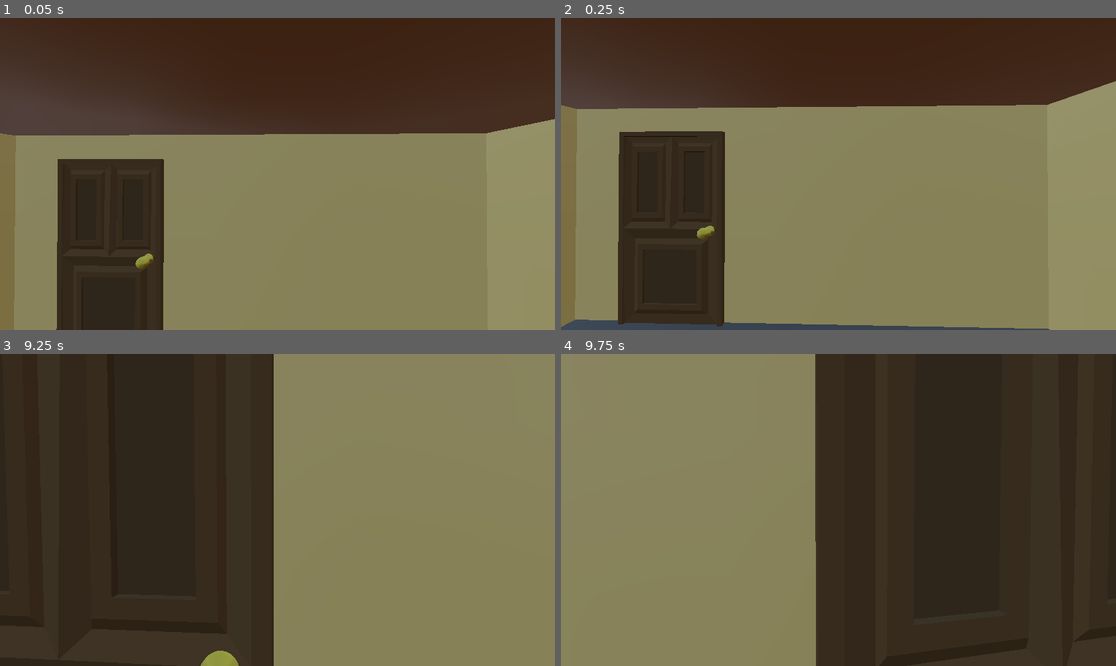
Above: before the commit, frames 1-4 (two rows, left to right).
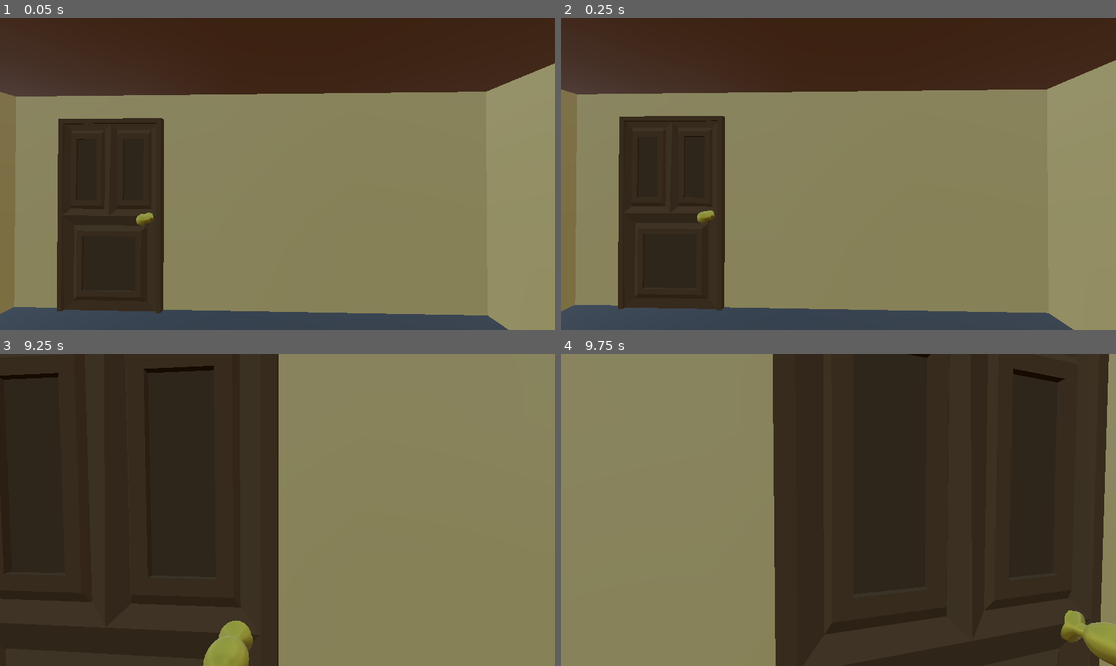
Above: after the commit, the same moments.

Repository: phatrickgomes/Live-Rec
Game: Godot game, scene res://quarto.tscn
Two runs of this game, one before a commit and one after it. Both use one fixed random seed, a clock stepped at 60 frames per second and the inputs below.
Inputs (mouse positions are in pixels of both pictures, inside the frame that each line leads up to):
- Up to frame 1 (0.05 s): no input
- Up to frame 2 (0.25 s): no input
- Up to frame 3 (9.25 s): tap Enter (ui_accept) at 0.5, 0.77, 1.25, 1.52, 2, 2.75, 3.02, 3.5, 3.77, 4.25, 4.52, 6.02, 6.77, 7.52, 9.02 s; move the mouse to (305, 510) at 0.52 s; hold E (Interacao) 0.53-1.28 s; hold Up (ui_up) 0.53-5.78 s; move the mouse to (249, 510) at 1.27 s; tap E (Interacao) every 1.5 s from 1.35 to 8.85 s; move the mouse to (288, 503) at 2.02 s; hold E (Interacao) 2.03-2.78 s; move the mouse to (271, 516) at 2.77 s; move the mouse to (316, 513) at 3.52 s; hold E (Interacao) 3.53-4.28 s; move the mouse to (233, 506) at 4.27 s; move the mouse to (283, 510) at 5.02 s; hold E (Interacao) 5.03-5.78 s; move the mouse to (255, 503) at 5.77 s; hold Right (ui_right) 5.78-6.53 s; move the mouse to (305, 510) at 6.52 s; hold E (Interacao) 6.53-7.28 s; hold Up (ui_up) 6.53-8.78 s; move the mouse to (249, 510) at 7.27 s; move the mouse to (288, 503) at 8.02 s; hold E (Interacao) 8.03-8.78 s; move the mouse to (271, 516) at 8.77 s; hold Left (ui_left) from 8.78 s (still down)
- Up to frame 4 (9.75 s): move the mouse to (877, 513) at 9.52 s; release Left (ui_left) at 9.53 s; hold Up (ui_up) from 9.53 s (still down); hold E (Interacao) from 9.53 s (still down)

The runs differ from the first frame. In frame 1, 20% of the frame differs, in the area x 0-100%, y 14-100%; in frame 2, 11%; in frame 3, 1.9%; in frame 4, 10%.

Commit message:
quarto mudei
so mudei o quarto e suas hetbox

Diff:
--- a/quarto.tscn
+++ b/quarto.tscn
@@ -79,22 +79,16 @@
 size = Vector3(0.319214, 2.41498, 8.43665)
 
 [sub_resource type="BoxShape3D" id="BoxShape3D_lddpm"]
-size = Vector3(8.09039, 1.87012, 2.30057)
-
-[sub_resource type="ConvexPolygonShape3D" id="ConvexPolygonShape3D_5ijmp"]
-points = PackedVector3Array(6.45846, 32.0415, 13.6381, 6.45846, 29.1203, 13.6381, 6.45846, 32.0418, -13.8643, -5.05132, 32.0415, 13.6381, -5.05132, 29.1203, 13.6381, 6.45846, 29.1203, -13.8643, 4.42242, 32.0418, -13.8643, -5.05132, 32.0415, -13.8643, -5.05132, 29.1203, -13.8643)
+size = Vector3(6.0414, 1.87012, 1.96894)
+
+[sub_resource type="BoxShape3D" id="BoxShape3D_igesp"]
+size = Vector3(10.6726, 0.3573, 26.6426)
 
 [sub_resource type="BoxShape3D" id="BoxShape3D_mckiv"]
 size = Vector3(10.1731, 65.5207, 0.386963)
 
 [sub_resource type="BoxShape3D" id="BoxShape3D_xtcex"]
 size = Vector3(10.2466, 63.7635, 0.0645142)
-
-[sub_resource type="ConvexPolygonShape3D" id="ConvexPolygonShape3D_5n2gi"]
-points = PackedVector3Array(6.72413, 32.1419, 15.3631, 5.33381, 32.1419, 15.3631, 6.72413, -64.2579, 15.3631, 6.72413, 32.1419, -14.8123, 5.33381, 32.1419, -14.8123, 5.33381, -64.2579, 15.3631, 6.72413, -64.2579, -14.8123, 5.33381, -64.2579, -14.8123)
-
-[sub_resource type="ConvexPolygonShape3D" id="ConvexPolygonShape3D_wuogg"]
-points = PackedVector3Array(-6.99517, -4.03927, -0.444727, -6.99517, -4.03927, 0.444641, -6.99517, 35.2674, -0.444727, 4.51574, -4.03927, -0.444727, 4.51574, -4.03927, 0.444641, -6.99517, 35.2674, 0.444728, 4.51461, 35.2674, -0.444727, 4.51461, 35.2674, 0.444728)
 
 [sub_resource type="BoxShape3D" id="BoxShape3D_jsa3l"]
 size = Vector3(10.5392, 36.0969, 1)
@@ -119,7 +113,7 @@
 shadow_enabled = true
 
 [node name="player" parent="." groups=["monitor", "player", "tela_interativa"] instance=ExtResource("2_chyoy")]
-transform = Transform3D(0.9, -0.000126576, 4.60491e-07, 0.000170537, 0.667983, -0.00485204, 6.11879e-07, 0.00480172, 0.674983, 1.06133, 1.41282, 0.0279773)
+transform = Transform3D(0.9, -0.000126576, 6.16785e-07, 0.000170537, 0.667983, -0.00646938, 6.09085e-07, 0.00480172, 0.899977, 1.06133, 1.00526, 0.0279773)
 
 [node name="GUI" parent="." groups=["monitor", "player", "tela_interativa"] instance=ExtResource("3_twob8")]
 transform = Transform3D(0.0091725, 0, 0.158774, 0, 0.135988, 0, -0.262666, 0, 0.00554452, -1.55665, 1.44273, 1.37178)
@@ -250,20 +244,21 @@
 transform = Transform3D(1, 0, 0, 0, 0.999926, -0.0121995, 0, 0.0121995, 0.999925, -3.34708, -61.4331, -1.24066)
 shape = SubResource("BoxShape3D_opnvx")
 
-[node name="StaticBody3D" type="StaticBody3D" parent="quarto/Cube_248" index="0"]
-
-[node name="CollisionShape3D" type="CollisionShape3D" parent="quarto/Cube_248/StaticBody3D"]
-transform = Transform3D(-4.37114e-08, -1, 0, 0.999848, -4.37047e-08, -0.0174524, 0.0174524, -7.62869e-10, 0.999848, -1.16292, 3.03502, 0.107581)
+[node name="cadeira" type="StaticBody3D" parent="quarto/Cube_248" index="0"]
+
+[node name="CollisionShape3D" type="CollisionShape3D" parent="quarto/Cube_248/cadeira"]
+transform = Transform3D(-4.37114e-08, -1, 0, 0.999848, -4.37047e-08, -0.0174524, 0.0174524, -7.62869e-10, 0.999848, -1.16292, 3.57192, 0.140977)
 shape = SubResource("BoxShape3D_lddpm")
 
 [node name="StaticBody3D" type="StaticBody3D" parent="quarto/Cube_259" index="0"]
 
 [node name="CollisionShape3D" type="CollisionShape3D" parent="quarto/Cube_259/StaticBody3D"]
-shape = SubResource("ConvexPolygonShape3D_5ijmp")
-
-[node name="StaticBody3D" type="StaticBody3D" parent="quarto/Cube_260" index="0"]
-
-[node name="CollisionShape3D" type="CollisionShape3D" parent="quarto/Cube_260/StaticBody3D"]
+transform = Transform3D(1, 0, 0, 0, 1, 0, 0, 0, 1, -0.0808253, 28.7464, -0.638421)
+shape = SubResource("BoxShape3D_igesp")
+
+[node name="parede" type="StaticBody3D" parent="quarto/Cube_260" index="0"]
+
+[node name="CollisionShape3D" type="CollisionShape3D" parent="quarto/Cube_260/parede"]
 transform = Transform3D(1, 0, 0, 0, 1, 0, 0, 0, 1, 0.13562, -3.28053, -13.8407)
 shape = SubResource("BoxShape3D_mckiv")
 
@@ -273,16 +268,6 @@
 transform = Transform3D(1, 0, 0, 0, 1, 0, 0, 0, 1, 0.0856938, -3.47601, 12.7421)
 shape = SubResource("BoxShape3D_xtcex")
 
-[node name="StaticBody3D" type="StaticBody3D" parent="quarto/Cube_002" index="0"]
-
-[node name="CollisionShape3D" type="CollisionShape3D" parent="quarto/Cube_002/StaticBody3D"]
-shape = SubResource("ConvexPolygonShape3D_5n2gi")
-
-[node name="StaticBody3D" type="StaticBody3D" parent="quarto/Cube_005" index="0"]
-
-[node name="CollisionShape3D" type="CollisionShape3D" parent="quarto/Cube_005/StaticBody3D"]
-shape = SubResource("ConvexPolygonShape3D_wuogg")
-
 [node name="StaticBody3D" type="StaticBody3D" parent="quarto/Cube_006" index="0"]
 
 [node name="CollisionShape3D" type="CollisionShape3D" parent="quarto/Cube_006/StaticBody3D"]
Not shown: 1 places in quarto.tscn that only renumber resources
